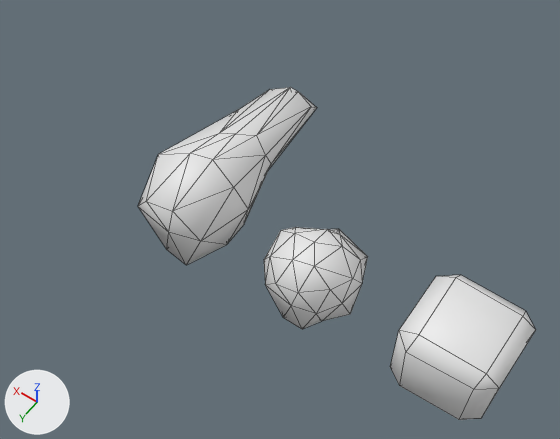
The FBX model PartyFpsTactics/Assets/PBR Assets - Old Rusty Boat/Meshes/humanParts.fbx, before and after one commit.
Rendered twice from a 50 mm camera at (-4.52, 7.46, 12.81) aimed at (1.59, -1.09, -0.63). Lighting does not change. The marker at lower left points along +X, +Y and +Z. Mesh edges are drawn as thin lines.

Objects in the first picture: 'FleshBox', 'FleshCylinder', 'FleshSphere'.
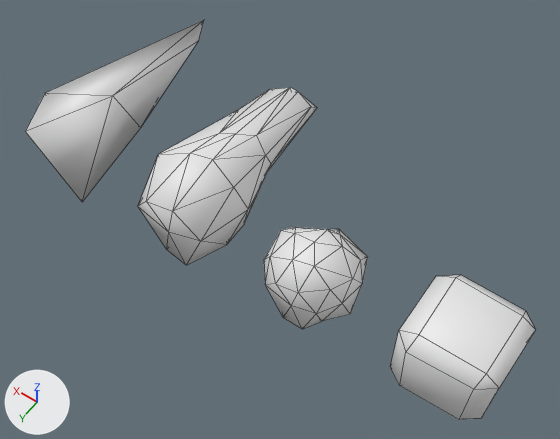
The change, as a list of edits to the scene's bpy script:
```text
Add me_icosphere_002:
    me_icosphere_002.from_pydata([(-0.39, -3.92, 0.3), (-0.35, -1.58, -0.86), (-0.77, 0.91, -0.96), (1.42, -0.43, 0.21), (0.44, -5.11, -0.18), (0.44, 0.97, 0.65), (-0.7, -0.68, 1.07)], [], [(2, 1, 6), (3, 2, 5), (4, 3, 6), (3, 5, 6), (0, 4, 6), (2, 6, 5), (6, 1, 0), (1, 4, 0), (4, 1, 3), (1, 2, 3)])
Add ob_toothsharp:
    ob_toothsharp = bpy.data.objects.new('ToothSharp', me_icosphere_002)
    ob_toothsharp.location = (6.49, 0.0, 0.0)
```

Where the change shows, as pixel boxes [x1, y1, x2, y2] in the pictures (560 x 439 px):
'ToothSharp', added
    after: [25, 20, 204, 201]
